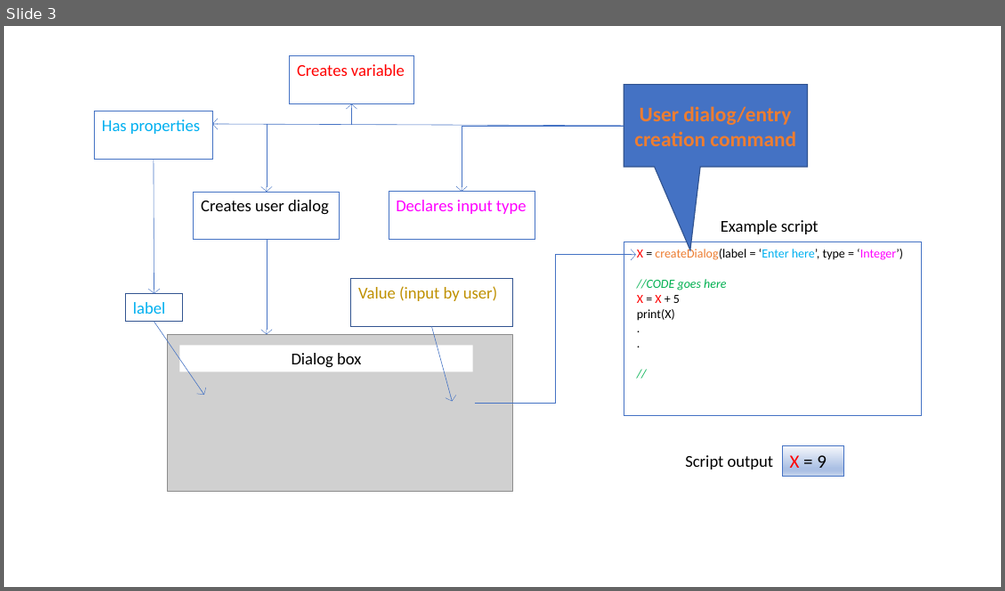
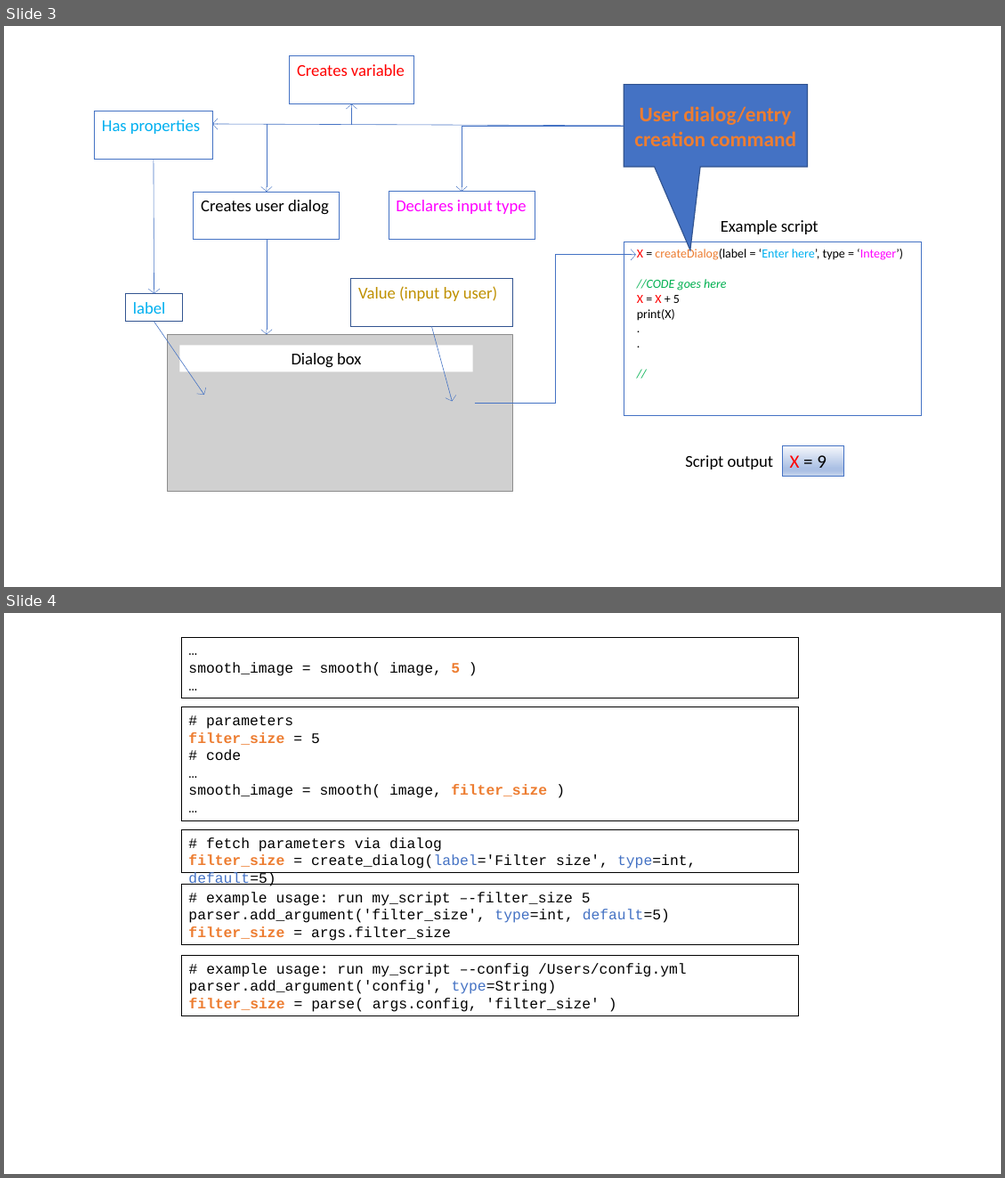
Before and after one commit to NEUBIAS/training-resources, a slide deck: figures/resources/fetching_user_input.pptx. Shown one above the other, each under a label of ours: slide 3 before the commit, slides 3 and 4 after it. The pictures are 1005x591 and 1005x1178 pixels, drawn with LibreOffice and Linux fonts; fonts in the diff are those of the drawing; grey boxes stand for pictures; background and template pictures are left out. Boxes give left, top, right and bottom in pixels: in the first picture for what was removed or moved away, otherwise in the second. Text is boxed around its words. In the diff, an @@ line names an element or a change of style, - is before the commit and + after.

Commit message:
Change fetch_user_input module content #360

```diff
--- a/figures/resources/fetching_user_input.pptx
+++ b/figures/resources/fetching_user_input.pptx
@@ slide 4 added at (4, 613, 1001, 1174), background #FFFFFF @@
@@ rectangle added at (181, 638, 798, 698), outline #000000 0.75 pt, 14 pt, text #000000 @@
+…
+smooth_image = smooth( image, 5 )
+…
@@ rectangle added at (181, 707, 798, 820), fill #FFFFFF, outline #000000 0.75 pt, 14 pt, text #000000 @@
+# parameters
+filter_size = 5
+# code
+…
+smooth_image = smooth( image, filter_size )
+…
@@ rectangle added at (181, 830, 798, 873), outline #000000 0.75 pt, 14 pt, text #000000 @@
+# fetch parameters via dialog
+filter_size = create_dialog(label='Filter size', type=int, default=5)
@@ rectangle added at (181, 884, 798, 945), outline #000000 0.75 pt, 14 pt, text #000000 @@
+# example usage: run my_script –-filter_size 5
+parser.add_argument('filter_size', type=int, default=5)
+filter_size = args.filter_size
@@ rectangle added at (181, 956, 798, 1016), outline #000000 0.75 pt, 14 pt, text #000000 @@
+# example usage: run my_script –-config /Users/config.yml
+parser.add_argument('config', type=String)
+filter_size = parse( args.config, 'filter_size' )
```
Also in this commit, not shown: 3 other files.
